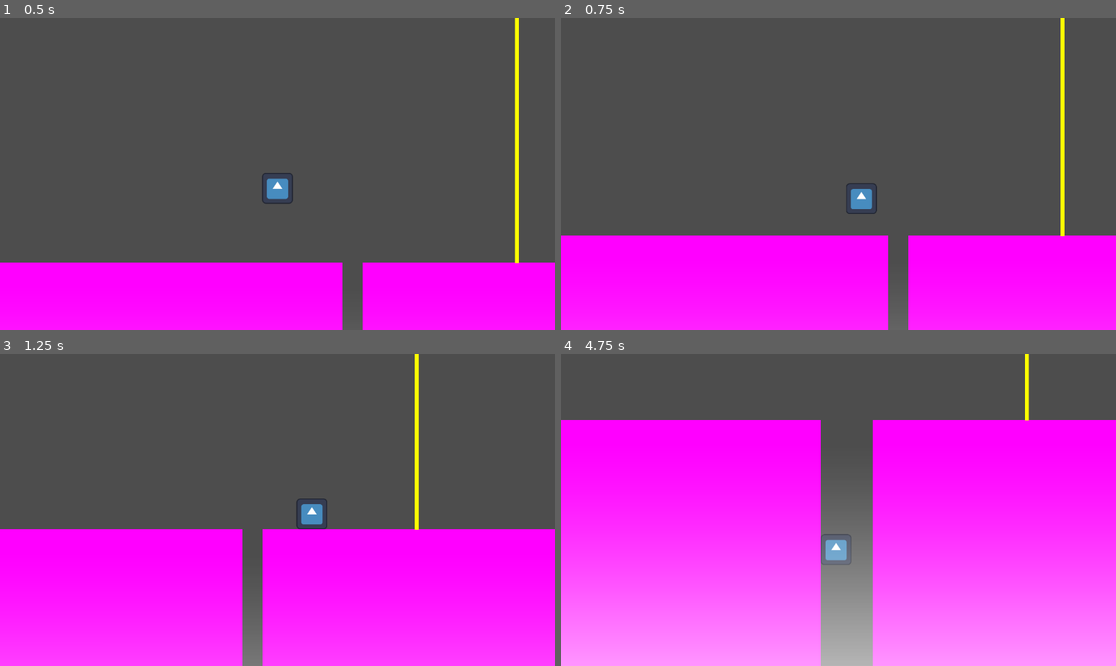
Above: before the commit, frames 1-4 (two rows, left to right).
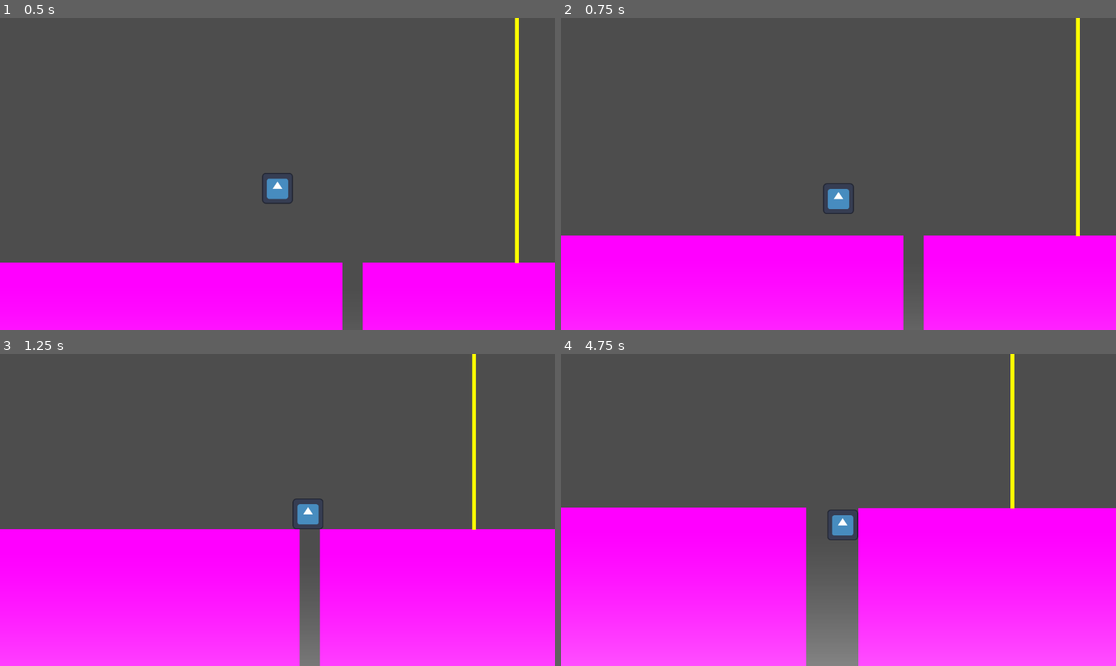
Above: after the commit, the same moments.

Repository: ARLJohnston/DSGJam2025
Game: Godot game, scene res://Main.tscn
Same seed, same stepped clock (60 frames per second), same inputs: the game is played once before the commit and once after it. The engine's default icon, where the game draws it, is replaced by a stand-in: a white triangle on a blue panel in a dark square.
Inputs:
- Up to frame 1 (0.5 s): no input
- Up to frame 2 (0.75 s): tap Enter (ui_accept) at 0.5 s; hold Right (ui_right) from 0.53 s (still down)
- Up to frame 3 (1.25 s): keep holding Right (ui_right); tap Enter (ui_accept) at 0.77 s
- Up to frame 4 (4.75 s): tap Enter (ui_accept) at 1.52, 3.02, 3.77, 4.52 s; release Right (ui_right) at 2.03 s; hold Left (ui_left) 2.03-2.78 s; hold Right (ui_right) 2.78-4.28 s; hold Left (ui_left) from 4.28 s (still down)

Frame 1 is identical in both runs. In frame 2, 3.4% of the frame differs, in the area x 47-94%, y 0-100%; in frame 3, 4.4%; in frame 4, 76%, in the area x 0-100%, y 0-100%.

Commit message:
add smooth directional jump and avoid moving in the air

Diff:
--- a/Player.tscn
+++ b/Player.tscn
@@ -1,7 +1,7 @@
 [gd_scene load_steps=5 format=3 uid="uid://c4qgv5qa7nm5j"]
 
 [ext_resource type="Script" path="res://player.gd" id="1_0cmq5"]
-[ext_resource type="Texture2D" uid="uid://bl755cmogpf3b" path="res://assets/icon.svg" id="1_mgnih"]
+[ext_resource type="Texture2D" uid="uid://bl755cmogpf3b" path="res://icon.svg" id="1_mgnih"]
 [ext_resource type="Script" path="res://arrow.gd" id="3_7kb67"]
 [ext_resource type="Texture2D" uid="uid://bk622ywju1aeb" path="res://assets/arrow1.png" id="3_giiik"]
 
--- a/player.gd
+++ b/player.gd
@@ -28,11 +28,12 @@
 	if Input.is_action_just_released("ui_accept") and is_on_floor():
 		jump()
 
-	var move_direction := Input.get_axis("ui_left", "ui_right")
-	if move_direction:
-		velocity.x = move_direction * SPEED
-	else:
-		velocity.x = move_toward(velocity.x, 0, SPEED)
+	if (is_on_floor()):
+		var move_direction := Input.get_axis("ui_left", "ui_right")
+		if move_direction:
+			velocity.x = move_direction * SPEED
+		else:
+			velocity.x = move_toward(velocity.x, 0, SPEED)
 
 	move_and_slide()
 
